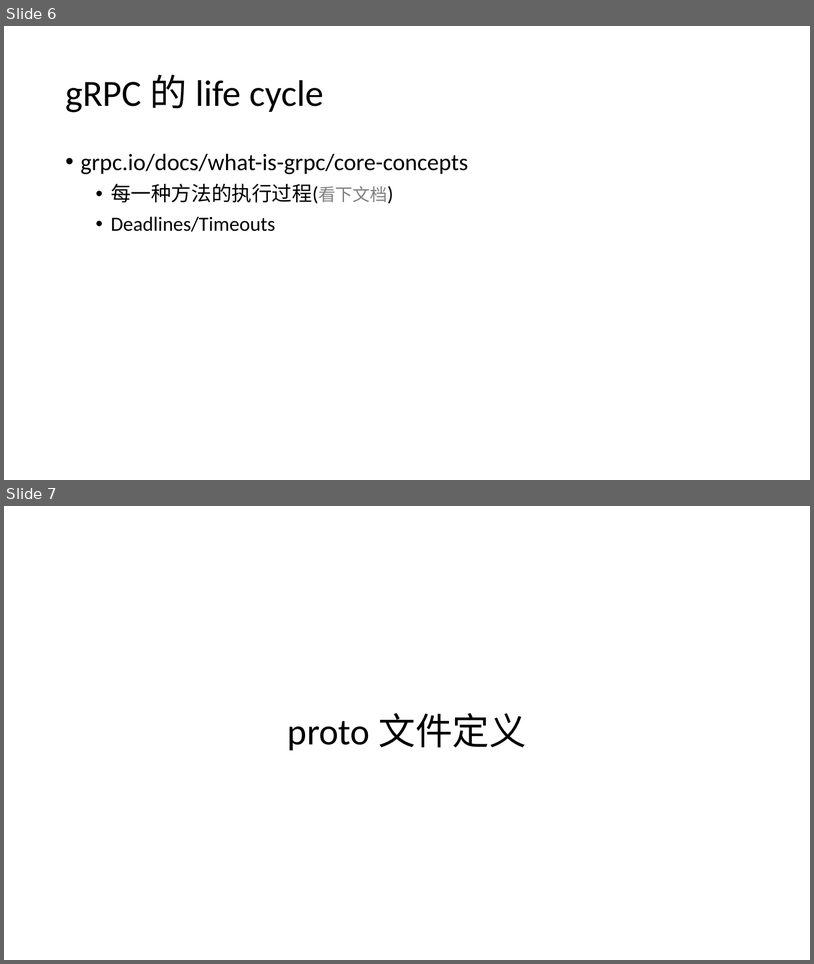
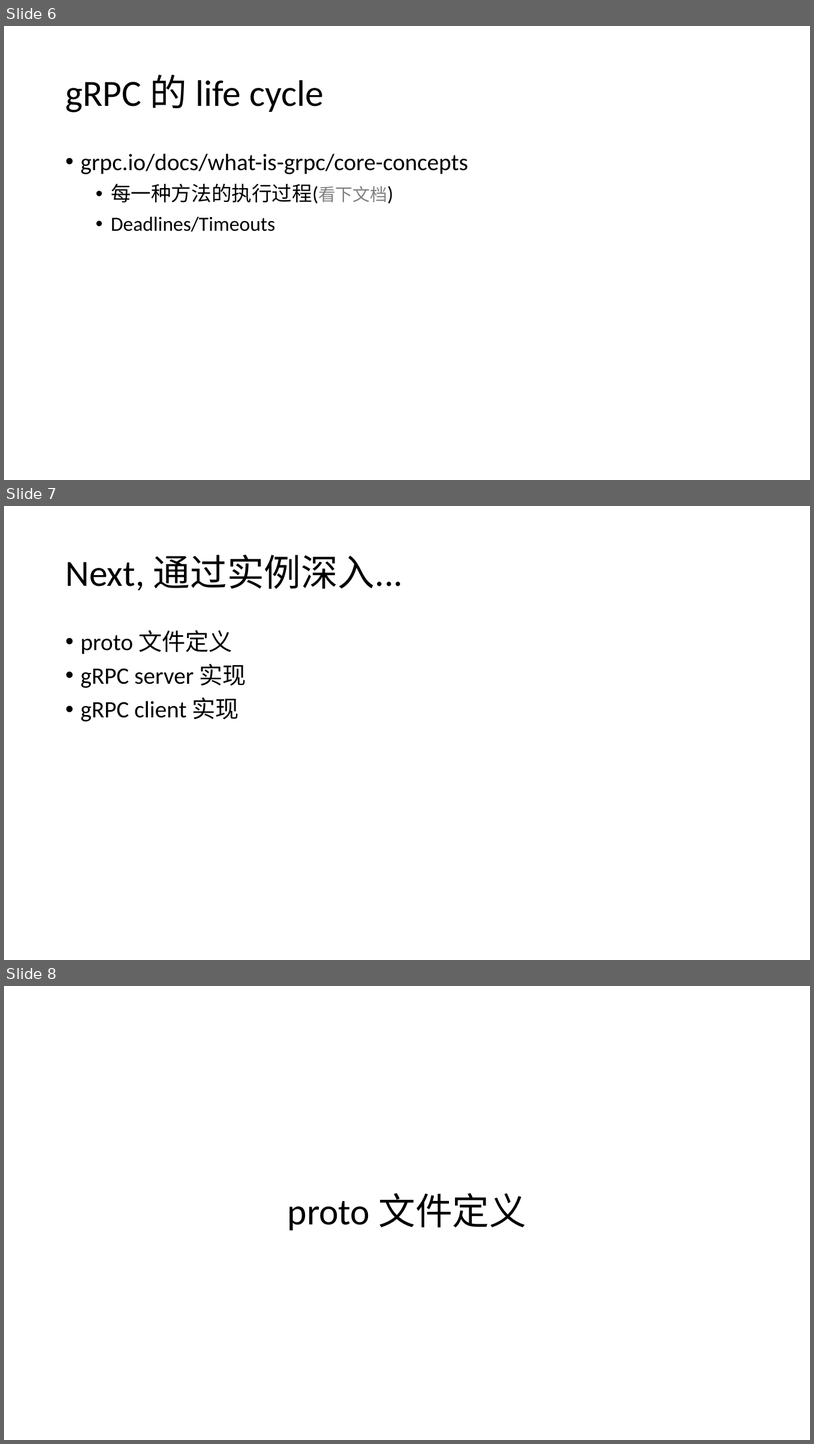
Before and after one commit to llaoj/my-share, a slide deck: grpc/index.pptx. Shown one above the other, each under a label of ours: slides 6 and 7 before the commit, slides 6, 7 and 8 after it. The pictures are 814x964 and 814x1444 pixels, drawn with LibreOffice and Linux fonts; fonts in the diff are those of the drawing. Boxes give left, top, right and bottom in pixels: in the first picture for what was removed or moved away, otherwise in the second. Text is boxed around its words. In the diff, an @@ line names an element or a change of style, - is before the commit and + after.

```diff
--- a/grpc/index.pptx
+++ b/grpc/index.pptx
@@ slide 7 added at <box>4,506,810,960</box>, background #FFFFFF @@
@@ title added at <box>65,555,404,591</box>, 44 pt, text #000000 @@
+Next, 通过实例深入...
@@ text added at <box>81,630,246,721</box>, 28 pt, text #000000 @@
+• proto 文件定义
+• gRPC server 实现
+• gRPC client 实现
@@ what was slide 7 is now slide 8 @@
```
Also in this commit, not shown: 3 slides changed, 1 other slide added.
